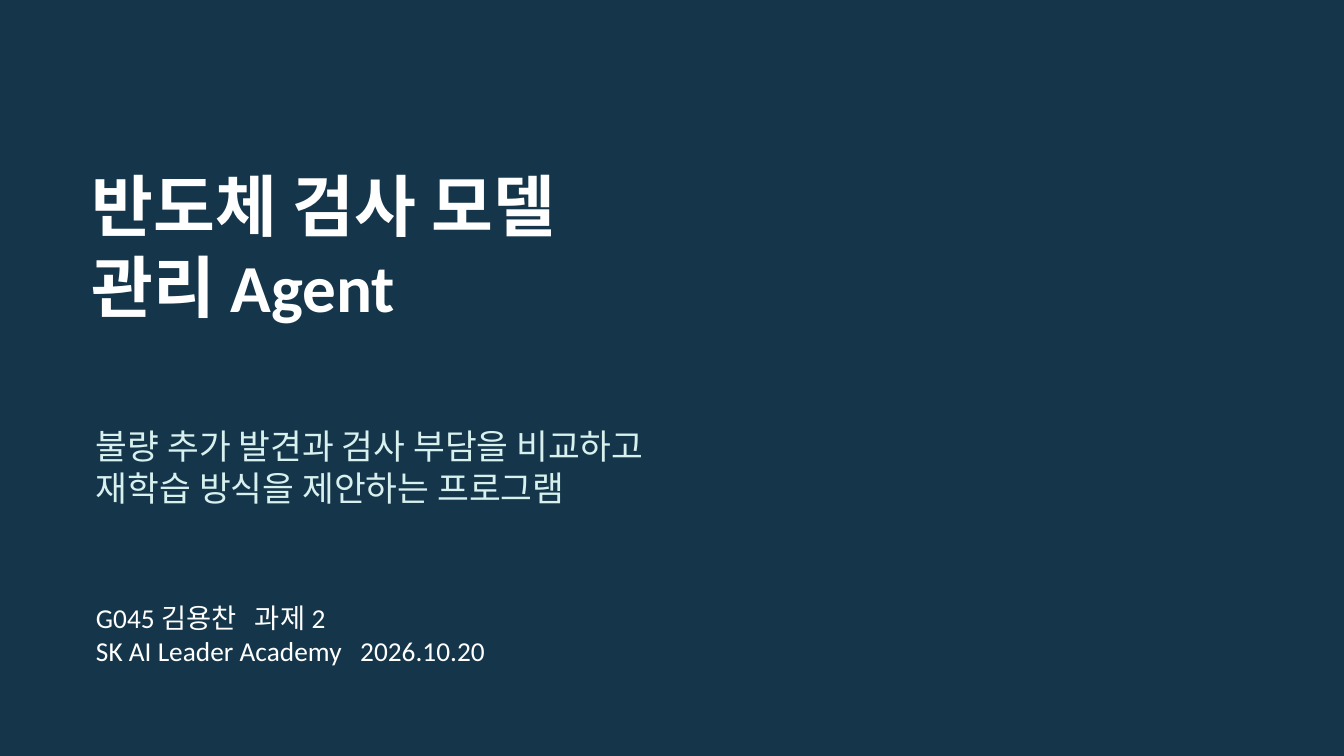
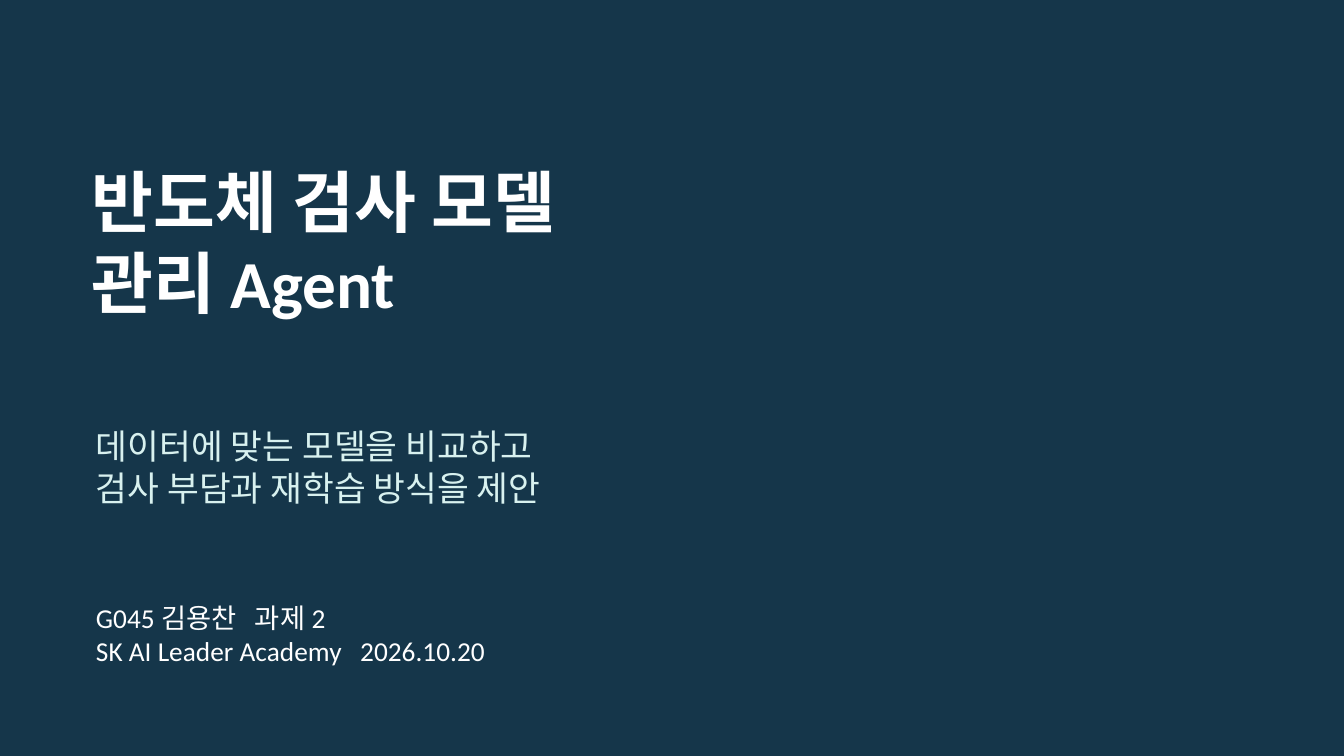
Before and after one commit to dragonchan95/Semiconductor-AI-Agent, a slide deck: slide 1 of docs/G045_Semiconductor_Agent.pptx. Drawn at 1344x756 pixels with LibreOffice and Linux fonts; fonts in the diff are those of the drawing. Boxes give left, top, right and bottom in pixels: in the first picture for what was removed or moved away, otherwise in the second. Text is boxed around its words. In the diff, an @@ line names an element or a change of style, - is before the commit and + after.

Commit message:
Expand course model experiments and explain preprocessing with grounded local agents

```diff
--- a/docs/G045_Semiconductor_Agent.pptx
+++ b/docs/G045_Semiconductor_Agent.pptx
@@ text "반도체 검사 모델": place and size @@
-text "반도체 검사 모델" at bbox=[92, 174, 555, 324]
+text "반도체 검사 모델" at bbox=[92, 170, 555, 320]
@@ text at bbox=[96, 430, 541, 504]: text changed @@
-불량 추가 발견과 검사 부담을 비교하고
-재학습 방식을 제안하는 프로그램
+데이터에 맞는 모델을 비교하고
+검사 부담과 재학습 방식을 제안
```
Also in this commit, not shown: 8 other slides changed, 5 slides added, 2 slides removed, 40 other files.
